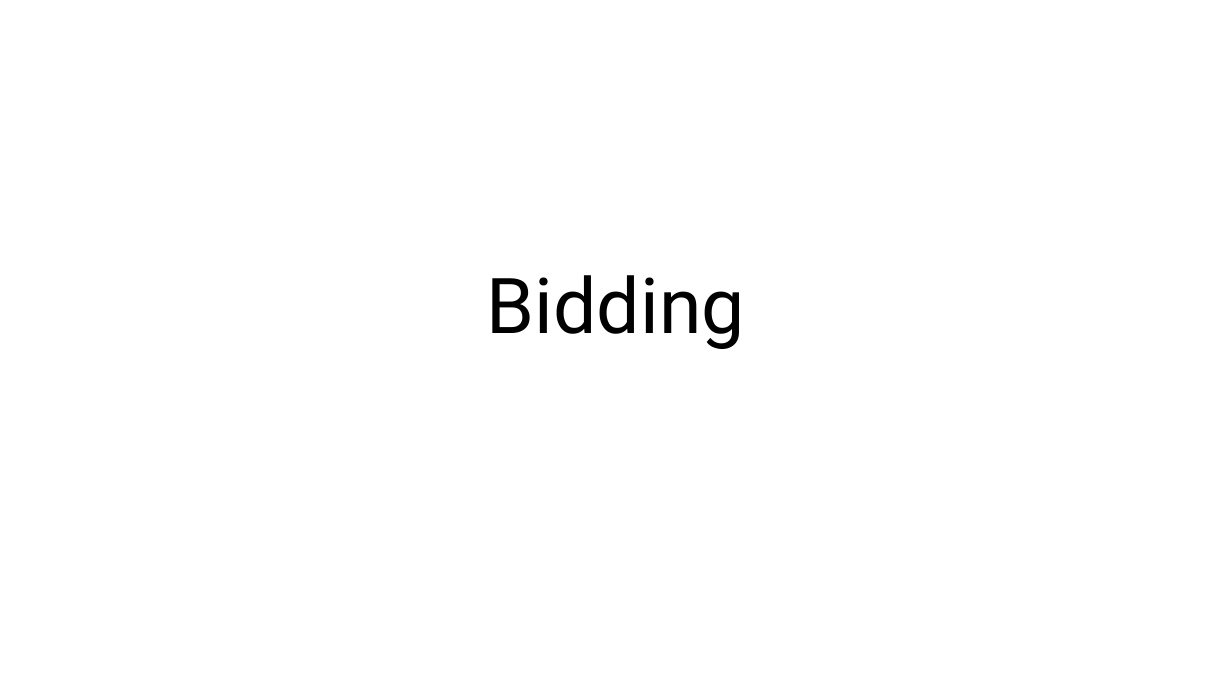
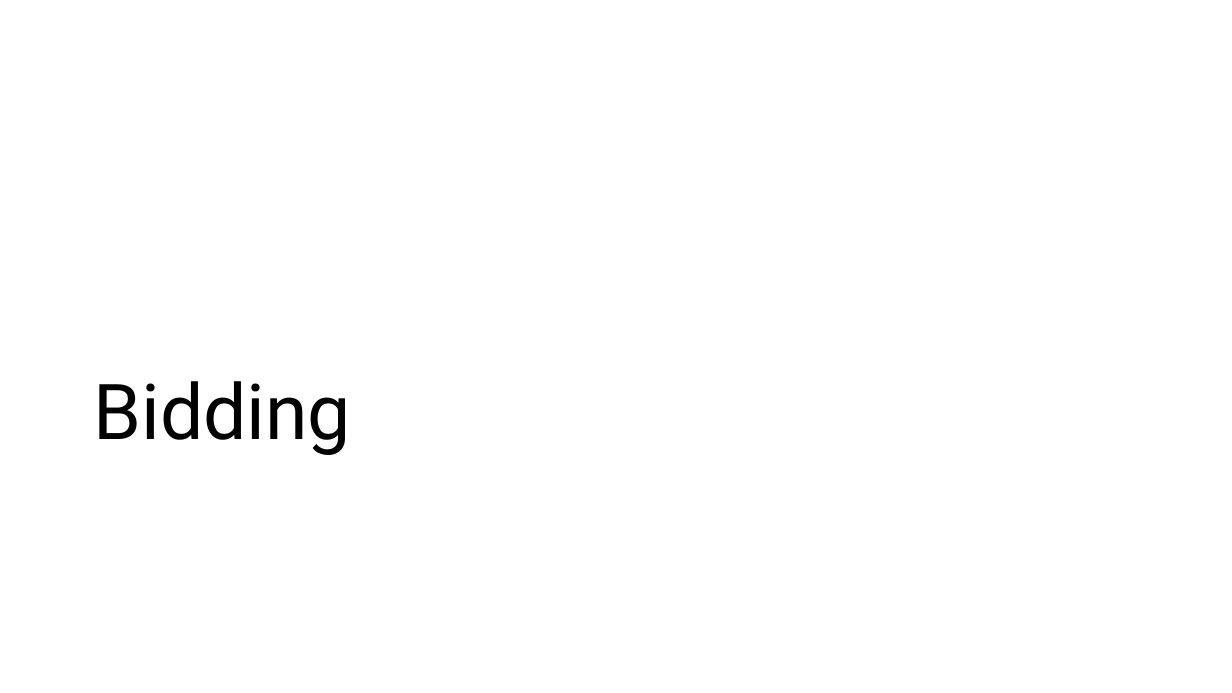
Before and after one commit to sywhub/bridge101, a slide deck: slide 17 of lectures.pptx (slide 21 before the commit). Drawn at 1232x693 pixels with LibreOffice and Linux fonts; fonts in the diff are those of the drawing; background and template pictures are left out. Boxes give left, top, right and bottom in pixels: in the first picture for what was removed or moved away, otherwise in the second. Text is boxed around its words. In the diff, an @@ line names an element or a change of style, - is before the commit and + after.

```diff
--- a/lectures.pptx
+++ b/lectures.pptx
@@ title "Bidding": place and size @@
-title "Bidding" at box(487, 275, 745, 349)
+title "Bidding" at box(93, 381, 351, 455)
@@ title "Bidding" at box(93, 381, 351, 455): alignment centre to left @@
```
Also in this commit, not shown: 3 other slides changed, 3 slides added, 2 other files.
